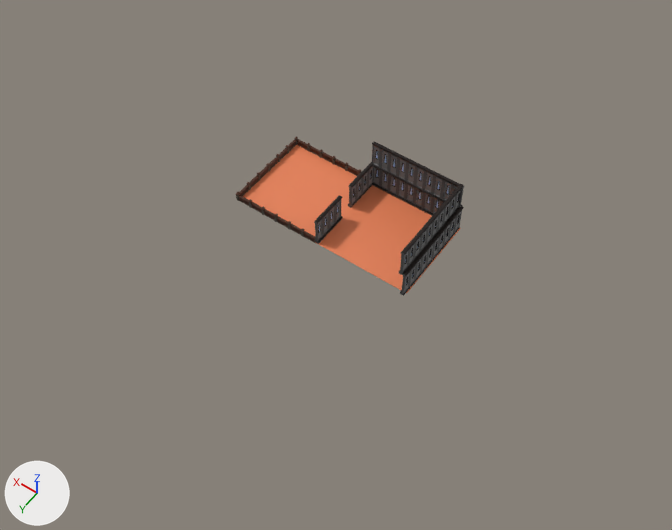
The FBX model Assets/Models/GraveyardLevel.fbx: old version first, new version second.
Camera for both pictures: a camera (50 mm lens) standing at (-171.0, 248.0, 345.0) and looking at (-11.0, 24.0, -6.0). Lighting does not change. The marker at lower left points along +X, +Y and +Z. Where no turn or scale is listed for an object, it has been applied to the vertices. Vertices at the same position are counted once.

Before the edit, the objects in view are built like this:
```python
mat_material_007 = principled_material('Material.007')
mat_material_007.base_color = (0.8, 0.217, 0.0907)  # orange #e78055
me_cube_001 = bpy.data.meshes.new('Cube.001')
me_cube_001.from_pydata(...)  # 16 vertices, 14 faces; spans x -50.0..50.0, y -25.0..22.9, z -0.1..0.1
me_cube_001.materials.append(mat_material_007)  # orange #e78055
me_cube_021 = bpy.data.meshes.new('Cube.021')
me_cube_021.from_pydata(...)  # 700 vertices, 769 faces; spans x -0.9..1.4, y 0.0..50.0, z -1.0..14.5
# faces by material slot: [259, 120, 370, 20]
me_cube_021.materials.append(mat_material_003)  # dark grey #4e4e4e
me_cube_021.materials.append(mat_material_004)  # grey #777777
me_cube_021.materials.append(mat_material_005)  # black #160702
me_cube_021.materials.append(mat_material_006)  # blue #b3d6ff
me_cube_022 = bpy.data.meshes.new('Cube.022')
me_cube_022.from_pydata(...)  # 292 vertices, 313 faces; spans x -190.0..274.0, y -100.0..1447.0, z -400.0..0.0
# faces by material slot: [109, 48, 148, 8]
me_cube_022.materials.append(mat_material_003)  # dark grey #4e4e4e
me_cube_022.materials.append(mat_material_004)  # grey #777777
me_cube_022.materials.append(mat_material_005)  # black #160702
me_cube_022.materials.append(mat_material_006)  # blue #b3d6ff
ob_cube = bpy.data.objects.new('Cube', me_cube_001)
ob_cube.location = (0.0, 0.0, 0.0)
ob_cube_008 = bpy.data.objects.new('Cube.008', me_cube_021)
ob_cube_008.location = (-47.2, -25.0, 15.2)
ob_cube_009 = bpy.data.objects.new('Cube.009', me_cube_022)
ob_cube_009.location = (1.4, 22.9, 1.1)
ob_cube_009.rotation_euler = (1.571, 0.0, -3.142)  # degrees (90, 0, -180)
ob_cube_009.scale = (0.005, 0.01, 0.05)
# also in view: 'Cube.006' at (-24.0, -25.0, 8.0); 'Cube.007' at (-24.0, -24.0, 22.0); 'Cube.005' at (-49.0, 0.0, 8.0)
```
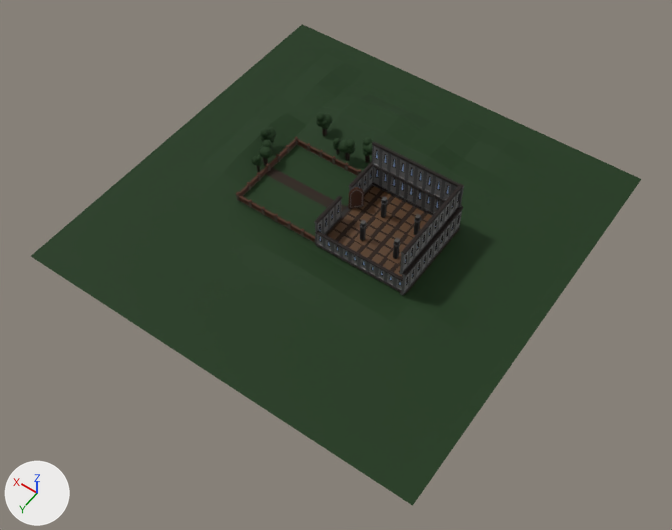
Commit message: Level eklendi

Where the change shows, as pixel boxes [x1, y1, x2, y2] in the pictures (672 x 530 px):
'Plane', added (green): after [31, 24, 641, 506]
'Cube', recoloured, reshaped: [243, 145, 461, 293] in both
'Cube.010', added (black): after [315, 231, 403, 292]
'Cube.009', moved, turned: before [314, 195, 343, 244]; after [314, 195, 342, 242]
'Cube.011', added: after [348, 187, 364, 209]
'Cube.015', added: after [316, 112, 333, 136]
'Cube.013', added: after [338, 139, 355, 160]
'Cube.017', added: after [259, 140, 273, 166]
'Cube.016', added: after [260, 127, 276, 143]
'Cube.012', added: after [363, 137, 373, 163]
'Cube.018', added: after [252, 155, 262, 172]
'Cube.014', added: after [333, 138, 341, 155]
part 1 of me_cube_001, built on: before [243, 145, 460, 293]; after [243, 145, 461, 293]

The change, as a list of edits to the scene's bpy script:
```text
Change mat_material_007:
    mat_material_007.base_color: (0.8, 0.217, 0.0907) -> (0.00417, 0.031, 0.00178)  # orange #e78055 -> dark green #0d3106
Change me_cube_001:
    remove me_cube_001.from_pydata(...)  # 16 vertices, 14 faces; spans x -50.0..50.0, y -25.0..22.9, z -0.1..0.1
    add me_cube_001.from_pydata(...)  # 922 vertices, 860 faces; spans x -50.0..50.0, y -25.0..22.9, z -0.1..12.6
    me_cube_001 part 1: 4 vertices removed from x 1.0..1.9, y -25.0..22.9, z 0.1; 910 vertices added at x -50.0..50.0, y -25.0..22.9, z 0.0..12.6
    add me_cube_001.materials.append(mat_material_008)  # brown #5a3c21
    add me_cube_001.materials.append(mat_material_009)  # black #230f00
    add me_cube_001.materials.append(mat_material_010)  # black #1c1c1c
    add me_cube_001.materials.append(mat_material_003)  # dark grey #4e4e4e
Change ob_cube_009:
    ob_cube_009.location: (1.4, 22.9, 1.1) -> (1.4, 2.9, 1.1)
    ob_cube_009.rotation_euler: (1.571, 0.0, -3.142) -> (1.571, 0.0, 0.0)  # degrees (90, 0, -180) -> degrees (90, 0, 0)
Add ob_plane:
    ob_plane = bpy.data.objects.new('Plane', me_plane)  # 289 vertices, 256 faces; spans x -108.0..108.0, y -108.0..108.0, z 0.0..7.0; in mat_material_007 (dark green #0d3106)
    ob_plane.location = (0.0, 0.0, -0.7)
Add ob_cube_013:
    ob_cube_013 = bpy.data.objects.new('Cube.013', me_cube_007)  # 626 vertices, 694 faces; spans x -4.6..3.9, y -2.6..4.9, z -5.1..10.0; in mat_material_007 (dark green #0d3106), mat_material_009 (black #230f00)
    ob_cube_013.location = (21.9, -32.0, 4.1)
Add ob_cube_012:
    ob_cube_012 = bpy.data.objects.new('Cube.012', me_cube_006)  # 626 vertices, 694 faces; spans x -4.9..3.8, y -4.1..2.8, z -5.1..10.0; in mat_material_007 (dark green #0d3106), mat_material_009 (black #230f00)
    ob_cube_012.location = (12.3, -36.3, 4.1)
Add ob_cube_016:
    ob_cube_016 = bpy.data.objects.new('Cube.016', me_cube_016_1)  # 626 vertices, 694 faces; spans x -2.8..4.1, y -4.9..3.8, z -5.1..10.0; in mat_material_007 (dark green #0d3106), mat_material_009 (black #230f00)
    ob_cube_016.location = (58.4, -14.4, 4.1)
Add ob_cube_011:
    ob_cube_011 = bpy.data.objects.new('Cube.011', me_cube)  # 40 vertices, 34 faces; spans x -2.81..2.81, y -2.81..2.81, z -1.0..13.22; in mat_material_002 (brown #4a2512), mat_material_004 (grey #777777)
    ob_cube_011.location = (-1.1, -6.7, 1.1)
Add ob_cube_015:
    ob_cube_015 = bpy.data.objects.new('Cube.015', me_cube_015_1)  # 626 vertices, 694 faces; spans x -3.2..4.5, y -5.1..3.0, z -5.1..10.0; in mat_material_007 (dark green #0d3106), mat_material_009 (black #230f00)
    ob_cube_015.location = (40.5, -37.9, 5.9)
Add ob_cube_017:
    ob_cube_017 = bpy.data.objects.new('Cube.017', me_cube_017_1)  # 626 vertices, 694 faces; spans x -4.9..2.6, y -4.6..3.9, z -5.1..10.0; in mat_material_007 (dark green #0d3106), mat_material_009 (black #230f00)
    ob_cube_017.location = (54.1, -4.8, 4.1)
Add ob_cube_010:
    ob_cube_010 = bpy.data.objects.new('Cube.010', me_cube_014_1)  # 700 vertices, 769 faces; spans x -50.0..0.0, y -0.9..1.4, z -0.6..8.2; in mat_material_003 (dark grey #4e4e4e), mat_material_004 (grey #777777), mat_material_005 (black #160702), mat_material_006 (blue #b3d6ff)
    ob_cube_010.location = (1.4, 22.9, 0.6)
Add ob_cube_018:
    ob_cube_018 = bpy.data.objects.new('Cube.018', me_cube_018_1)  # 626 vertices, 694 faces; spans x -2.81..2.48, y -1.61..3.0, z -3.96..7.76; in mat_material_007 (dark green #0d3106), mat_material_009 (black #230f00)
    ob_cube_018.location = (54.1, 1.1, 2.9)
Add ob_cube_014:
    ob_cube_014 = bpy.data.objects.new('Cube.014', me_cube_008)  # 626 vertices, 694 faces; spans x -1.61..3.0, y -2.48..2.81, z -3.96..7.76; in mat_material_007 (dark green #0d3106), mat_material_009 (black #230f00)
    ob_cube_014.location = (27.8, -32.0, 2.9)
```
